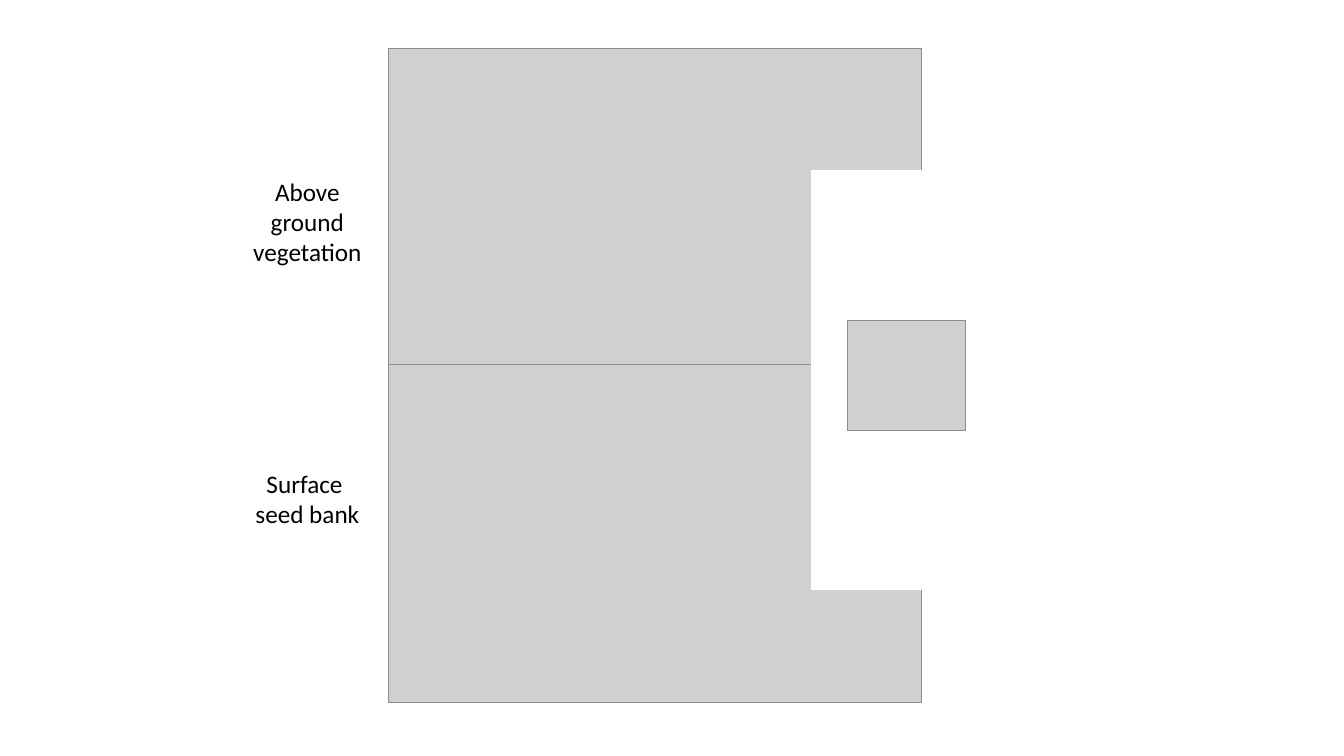
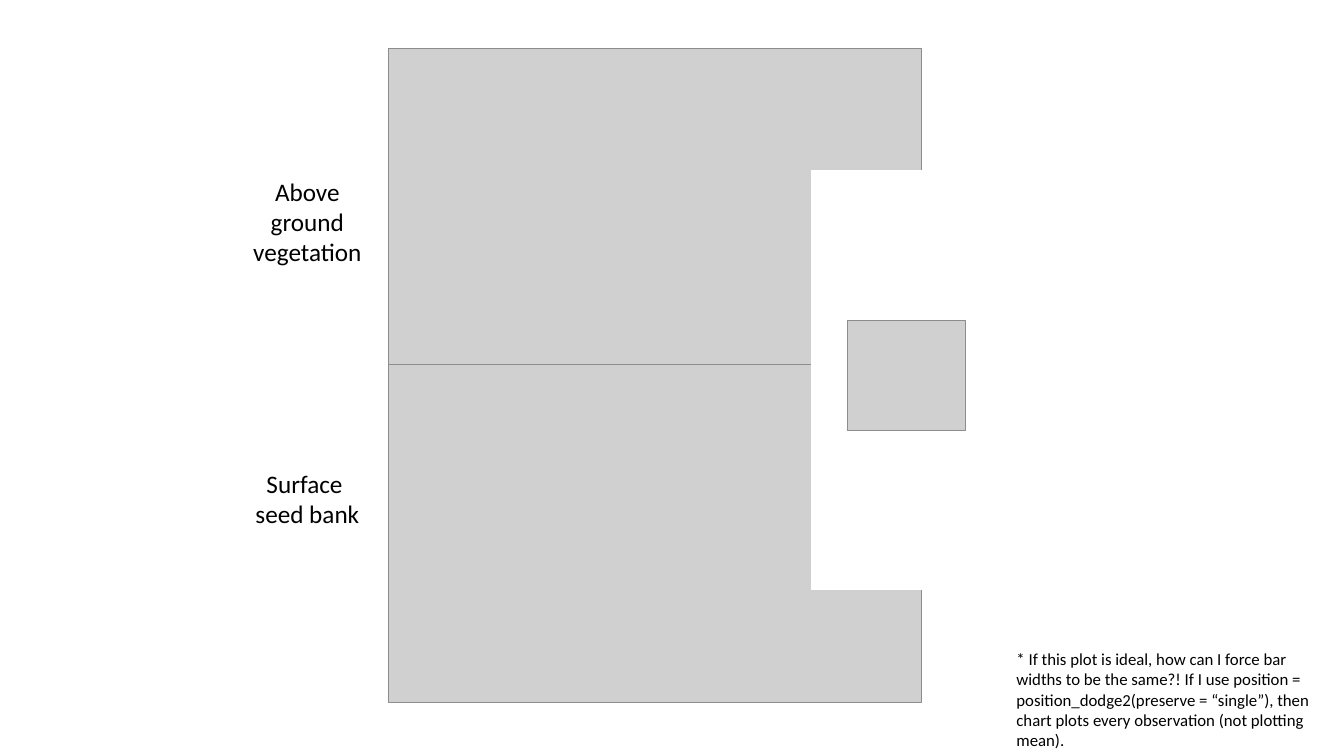
Before and after one commit to stefanielane/HabitatRecovery, a slide deck: slide 7 of code_output.pptx. Drawn at 1344x756 pixels with LibreOffice and Linux fonts; fonts in the diff are those of the drawing; grey boxes stand for pictures. Boxes give left, top, right and bottom in pixels: in the first picture for what was removed or moved away, otherwise in the second. Text is boxed around its words. In the diff, an @@ line names an element or a change of style, - is before the commit and + after.

```diff
--- a/code_output.pptx
+++ b/code_output.pptx
@@ text added at (1016,653,1309,748), 12 pt, text #000000 @@
+* If this plot is ideal, how can I force bar widths to be the same?! If I use position = position_dodge2(preserve = “single”), then chart plots every observation (not plotting mean).
```
Also in this commit, not shown: 4 other slides changed, 3 slides added, 10 other files.
